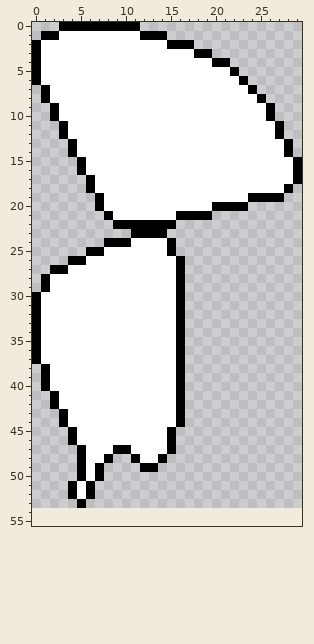
Pixel-art sprite -- textures/main.png. The picture above is the old version.
The file is 30x54 pixels. Pixels under 10% opacity are left out. Colours within 5 levels of each other are drawn and written as one. The old version is drawn lined up with the new one, on the new canvas.
Now the later version:
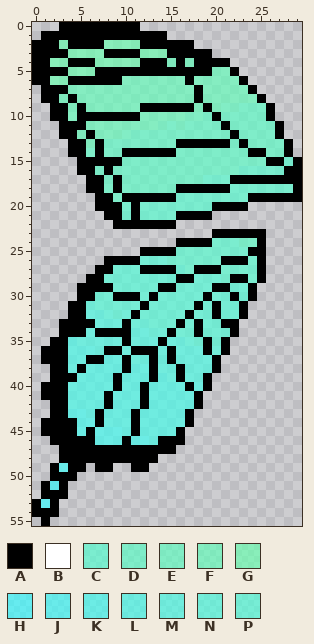
Palette (. is transparent): A #000000  B #ffffff  C #50fdcfa8  D #57fec5a8  E #5bfebfa8  F #5ffeb9a8  G #66ffafa8  H #30fbffa8  J #35fbf8a8  K #3afcf0a8  L #3ffce9a8  M #43fce3a8  N #47fddda8  P #4bfdd7a8
The edit:
canvas 30x54 -> 30x56
Changed rows in their new state; - is an unchanged pixel.
first column x 0:
 1 ---AAAAAAAAA------------------
 2 -AAGAAAAGGGGAAA---------------
 3 -AAAGGGGAAAAGGGAAA------------
 4 -AGGAAAGGGGGAAAFAFAA----------
 5 -AAAGGGAAAAAAAAAAAAAFF--------
 6 -AGGAAAAAAFFFFFFFAFFFFF-------
 7 --AAFFFFFFFFFFFFFFAFFFFF------
 8 --AFAFFFFFFFFFFFFFAFFFFFF-----
 9 ---AFAFFFFFFAAAAAAFAFEEDDD----
10 ---AFAAAAAAAFFFFFEEDADDDDD----
11 ----AAFFFFFFFFEDEDDDDADDDDD---
12 ----AFAFFFEDDDDDDDDDDDADDDD---
13 -----AFADDDDDDDDAAAAAADADDDD--
14 -----ADADDAAAAAADDDDDDDDAADD--
15 ------AAAADDDDDDDDDDDDDDDDAAC-
16 ------ADADDDDDDDDDDDDDDCCCCCA-
17 -------ADADDDDDDDDDCCCAAAAAAA-
18 -------ADADDDDDDAAAAAACCCCCCCA
19 --------ADAAAAAACCCCCCCC----AA
20 --------AACACCCCCCCC----------
21 ---------ACACCCC--------------
23 -----------....-----AAAAAA----
24 --------........AAAACCCDDA----
25 ------......AAA-CCCCCCCCAA----
26 ----....AAAAPPPCCCCCCAAACA----
27 --.....AAPPPAAAAPCAAACCCCA----
28 -.....AAPPPPPPPP-APPPCAACA----
29 -....AAAAPPPPPAAPPPPAAPPA-----
30 .....AAPPAAAPAPPPPPAPPAPA-----
31 ....AANPPPPPAPPPPPAPAPPA------
32 ....AAMMNPNAPPPPPAPPAPPA------
33 ...AAAAMMMANNPPP-PAPPAA-------
34 ...AAAMAAAAMMNNAPPAPPPA-------
35 ..AALMMMMMAMMMAMMNPAPA--------
36 .AAALLLMAAMAAAMAMMMANA--------
37 .AAALLAALLAMMAMAMMMMA---------
38 -.AALALLLLALLAMM-MMMA---------
39 -.AAALLLLALLLALM-MMA----------
40 --AALLLLLALLALLLLALA----------
41 -A-ALLLLALLLALLLLLA-----------
42 ---ALLLLALLLALLLLLA-----------
43 --A-KKLALLLALLLLLA------------
44 -AA-AKKALLLALLLLLA------------
45 -AAA-KAKKKLALLLLA-------------
46 --AA-AAKKKAKKLA-A-------------
47 ---AA-AAA--AAAA---------------
48 ---AA-AA-AA-AA.---------------
49 --AJA-.-A--A-.----------------
50 --AAA...----------------------
51 -AHA...-----------------------
52 -AAA...-----------------------
53 AHA--.------------------------
54 AAA---------------------------
55 -A----------------------------
Where, in picture pixels (left, top, right, bottom), the same in both pictures:
changed: (32, 31, 302, 526)
